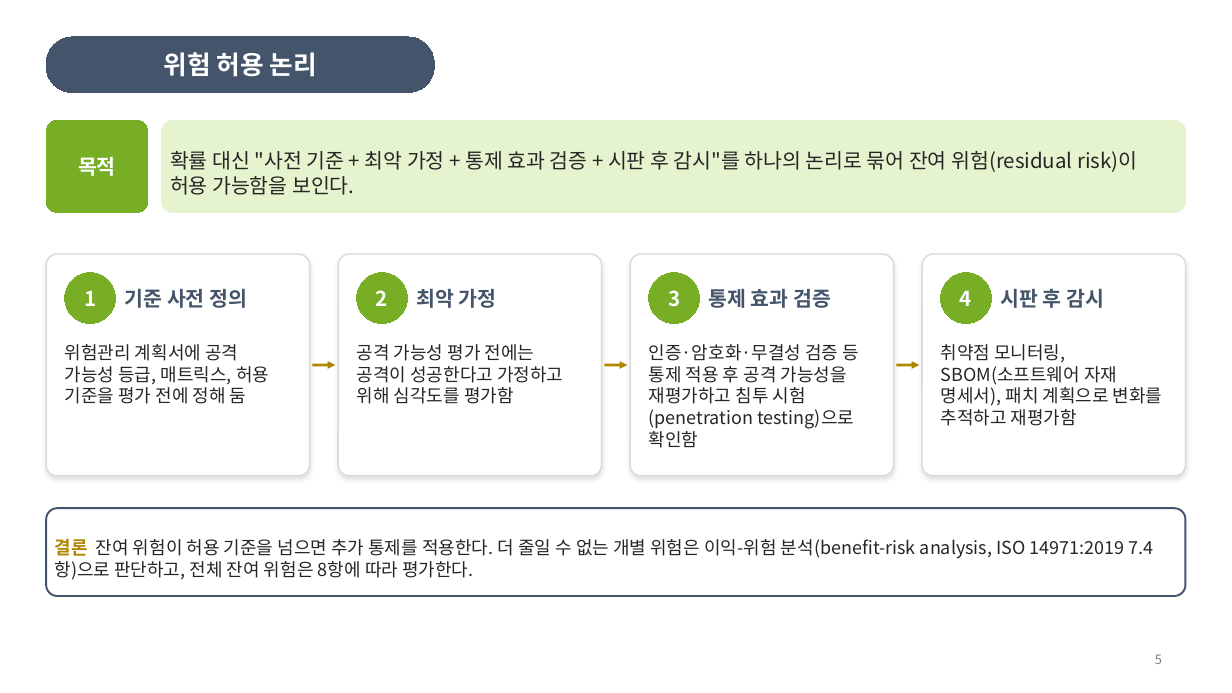
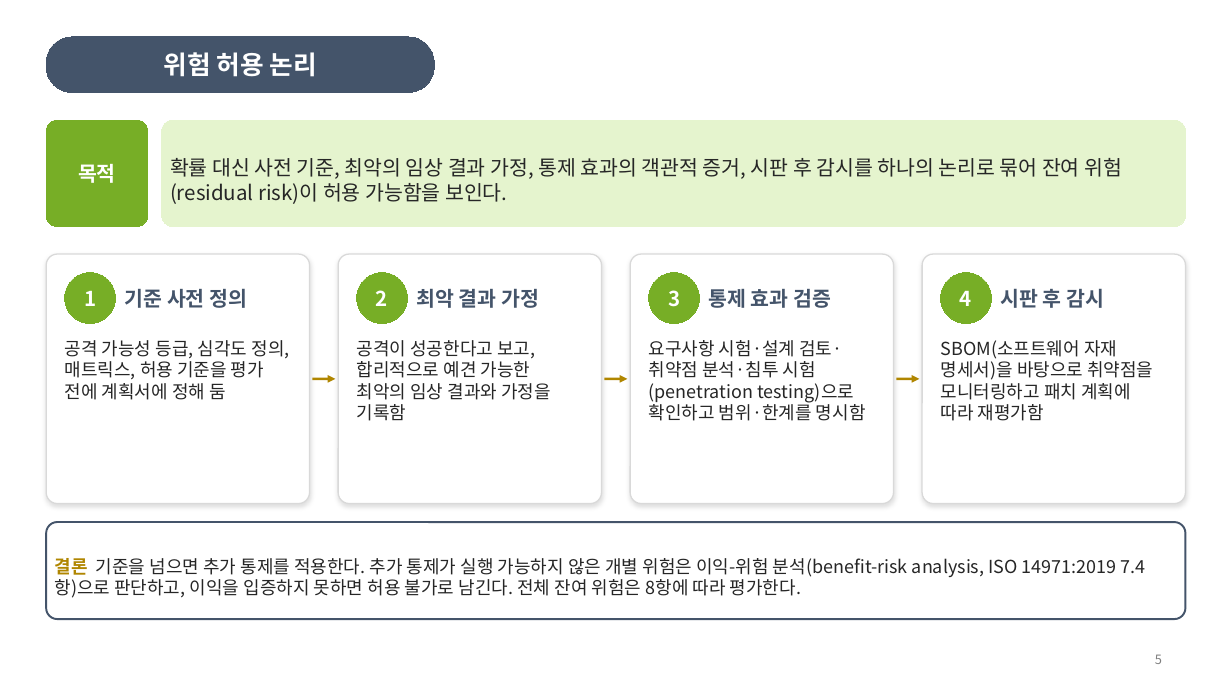
Before and after one commit to ckdtjs0911-glitch/Seony-example, a slide deck: slide 5 of ppt/cybersecurity_risk/사이버보안_위험관리_검토전초안.pptx. Drawn at 1232x693 pixels with LibreOffice and Linux fonts; fonts in the diff are those of the drawing. Boxes give left, top, right and bottom in pixels: in the first picture for what was removed or moved away, otherwise in the second. Text is boxed around its words. In the diff, an @@ line names an element or a change of style, - is before the commit and + after.

```diff
--- a/ppt/cybersecurity_risk/사이버보안_위험관리_검토전초안.pptx
+++ b/ppt/cybersecurity_risk/사이버보안_위험관리_검토전초안.pptx
@@ rounded rectangle "목적": place and size @@
-rounded rectangle "목적" at bbox=[46, 120, 148, 213]
+rounded rectangle "목적" at bbox=[46, 120, 148, 226]
@@ rounded rectangle "확률 대신 사전 기준, 최악의 ...": place and size @@
-rounded rectangle "확률 대신 사전 기준, 최악의 ..." at bbox=[162, 120, 1186, 213]
+rounded rectangle "확률 대신 사전 기준, 최악의 ..." at bbox=[162, 120, 1186, 226]
@@ text in rounded rectangle at bbox=[170, 158, 1122, 204]: text changed @@
-확률 대신 "사전 기준 + 최악 가정 + 통제 효과 검증 + 시판 후 감시"를 하나의 논리로 묶어 잔여 위험(residual risk)이 허용 가능함을 보인다.
+확률 대신 사전 기준, 최악의 임상 결과 가정, 통제 효과의 객관적 증거, 시판 후 감시를 하나의 논리로 묶어 잔여 위험(residual risk)이 허용 가능함을 보인다.
@@ rounded rectangle: place and size @@
-rounded rectangle at bbox=[46, 254, 310, 476]
+rounded rectangle at bbox=[46, 254, 310, 504]
@@ rounded rectangle: place and size @@
-rounded rectangle at bbox=[338, 254, 602, 476]
+rounded rectangle at bbox=[338, 254, 602, 504]
@@ rounded rectangle: place and size @@
-rounded rectangle at bbox=[630, 254, 894, 476]
+rounded rectangle at bbox=[630, 254, 894, 504]
@@ rounded rectangle: place and size @@
-rounded rectangle at bbox=[922, 254, 1186, 476]
+rounded rectangle at bbox=[922, 254, 1186, 504]
@@ text at bbox=[417, 288, 539, 308]: text changed @@
-최악 가정
+최악 결과 가정
@@ text at bbox=[65, 340, 290, 400]: text changed @@
-위험관리 계획서에 공격 가능성 등급, 매트릭스, 허용 기준을 평가 전에 정해 둠
+공격 가능성 등급, 심각도 정의, 매트릭스, 허용 기준을 평가 전에 계획서에 정해 둠
@@ text at bbox=[357, 340, 551, 421]: text changed @@
-공격 가능성 평가 전에는 공격이 성공한다고 가정하고 위해 심각도를 평가함
+공격이 성공한다고 보고, 합리적으로 예견 가능한 최악의 임상 결과와 가정을 기록함
@@ text at bbox=[649, 340, 866, 421]: text changed @@
-인증·암호화·무결성 검증 등 통제 적용 후 공격 가능성을 재평가하고 침투 시험(penetration testing)으로 확인함
+요구사항 시험·설계 검토·취약점 분석·침투 시험(penetration testing)으로 확인하고 범위·한계를 명시함
@@ text at bbox=[941, 340, 1153, 421]: text changed @@
-취약점 모니터링, SBOM(소프트웨어 자재 명세서), 패치 계획으로 변화를 추적하고 재평가함
+SBOM(소프트웨어 자재 명세서)을 바탕으로 취약점을 모니터링하고 패치 계획에 따라 재평가함
@@ 3 arrows: place and size @@
-3 arrows at bbox=[312, 365, 920, 365]
+3 arrows at bbox=[312, 379, 920, 379]
@@ proportions changed in 7 elements at bbox=[46, 120, 148, 226], bbox=[162, 120, 1186, 226], bbox=[46, 254, 310, 504], bbox=[338, 254, 602, 504], bbox=[630, 254, 894, 504], bbox=[922, 254, 1186, 504], bbox=[46, 522, 1186, 619] @@
@@ rounded rectangle "결론 기준을 넘으면 추가 통제를 ...": place and size @@
-rounded rectangle "결론 기준을 넘으면 추가 통제를 ..." at bbox=[46, 508, 1186, 596]
+rounded rectangle "결론 기준을 넘으면 추가 통제를 ..." at bbox=[46, 522, 1186, 619]
@@ text in rounded rectangle at bbox=[55, 558, 1146, 598]: text changed @@
-결론 잔여 위험이 허용 기준을 넘으면 추가 통제를 적용한다. 더 줄일 수 없는 개별 위험은 이익-위험 분석(benefit-risk analysis, ISO 14971:2019 7.4항)으로 판단하고, 전체 잔여 위험은 8항에 따라 평가한다.
+결론 기준을 넘으면 추가 통제를 적용한다. 추가 통제가 실행 가능하지 않은 개별 위험은 이익-위험 분석(benefit-risk analysis, ISO 14971:2019 7.4항)으로 판단하고, 이익을 입증하지 못하면 허용 불가로 남긴다. 전체 잔여 위험은 8항에 따라 평가한다.
```
Also in this commit, not shown: 4 other slides changed, 2 other files.
